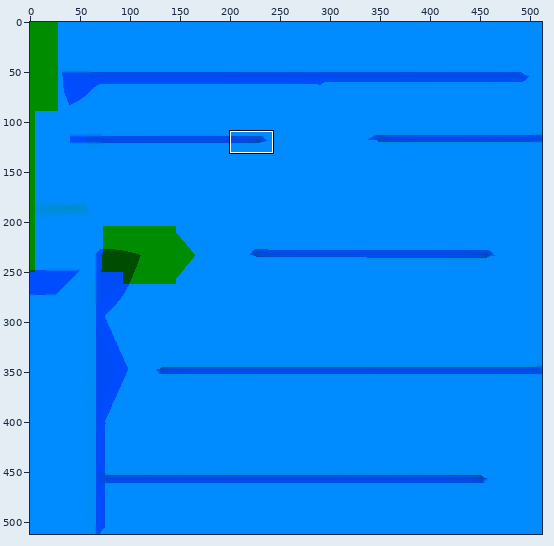
A sprite sheet gets an edit: assets/models/office/resources/cubicle/tex_cubicle_desks_MRA.png. The picture above shows the old version from afar; the outline marks the close-up.
Close-up. Before the commit:
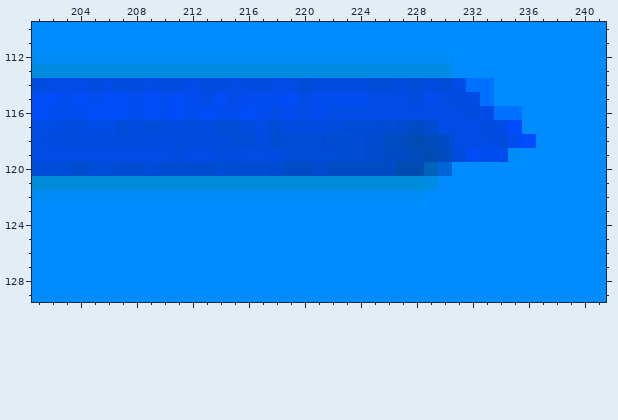
The file is 512x512 pixels. Colours within 5 levels of each other are drawn and written as one. Shown: x 201..241, y 110..129. The commit also changed other parts of the picture, which this record leaves out.
After the commit:
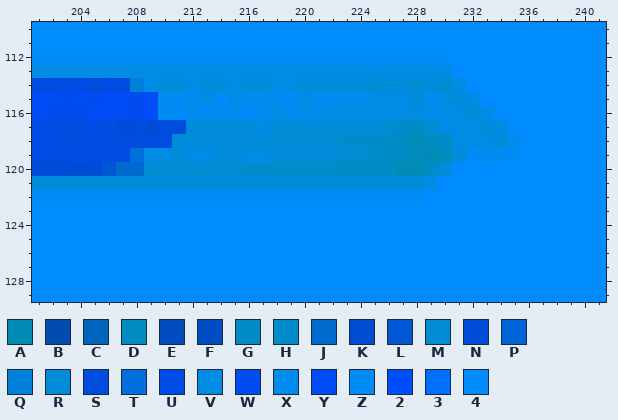
Palette (. is transparent): A #008cb4  B #004cb0  C #0064bd  D #008cbe  E #004cbf  F #004cc5  G #008cc5  H #008ccb  J #006bcf  K #004cd0  L #0056d3  M #008cd3  N #004cd6  P #0064d9  Q #0081d9  R #008cd9  S #004cde  T #0070df  U #004ce4  V #008ce4  W #004cef  X #008cef  Y #004cf6  Z #008cf6  2 #004cff  3 #0071ff  4 #008cff
Change:
Colour 2 becomes colour 4 in row 117 at x 235; in row 118 at x 236.
Colour 3 becomes colour 4 in row 114 at x 232 to 233; in row 115 at x 233; in row 116 at x 234 to 235.
Colour B becomes colour A in row 118 at x 228; in row 119 at x 229; in row 120 at x 227 to 228.
Colour E becomes colour D in row 118 at x 227 and 229; in row 119 at x 228 and 230.
Colour C becomes colour G in row 120 at x 229.
Colour F becomes colour G in row 117 at x 228; in row 118 at x 226; in row 119 at x 227; in row 120 at x 223 to 226.
Colour F becomes colour H in row 118 at x 230; in row 119 at x 226; in row 120 at x 219 to 220 and 222.
Colour K becomes colour H in row 117 at x 227; in row 118 at x 223 to 225; in row 119 at x 225; in row 120 at x 216 to 218 and 221.
Colour K becomes colour J in row 120 at x 207 to 208.
Colour N becomes colour L in row 120 at x 206.
Colour K becomes colour M in row 117 at x 226 and 229; in row 118 at x 218 and 222; in row 119 at x 223 to 224; in row 120 at x 210 to 213 and 215.
Colour N becomes colour M in row 114 at x 225, 228 and 230; in row 118 at x 219 to 220; in row 120 at x 209 and 214.
Colour S becomes colour Q in row 114 at x 208.
Colour N becomes colour R in row 114 at x 220 and 226; in row 117 at x 214 to 215, 218 and 223 to 225; in row 118 at x 215 to 216 and 221; in row 119 at x 219 to 222.
Colour P becomes colour R in row 120 at x 230.
Colour S becomes colour R in row 114 at x 210 to 211, 213 to 214, 216 to 217, 221 to 224, 227 and 229; in row 115 at x 228 and 231; in row 116 at x 232; in row 117 at x 212 to 213, 216, 219 to 222 and 233; in row 118 at x 211 to 214, 217 and 234; in row 119 at x 211, 214 to 215, 218 and 231.
Colour U becomes colour T in row 119 at x 208.
Colour U becomes colour V in row 114 at x 209, 212, 215, 218 to 219 and 231; in row 115 at x 213, 215, 220, 225 to 227, 230 and 232; in row 116 at x 218, 220, 222 to 231 and 233; in row 117 at x 217, 230 to 232 and 234; in row 118 at x 231 to 233; in row 119 at x 209 to 210, 212 to 213 and 216 to 217.
Colour W becomes colour X in row 115 at x 210, 212, 216 to 218, 221 to 224 and 229; in row 116 at x 210, 212, 214 to 215, 217, 219 and 221; in row 118 at x 235; in row 119 at x 233 to 234.
Colour Y becomes colour Z in row 115 at x 211, 214 and 219; in row 116 at x 211, 213 and 216; in row 119 at x 232.
Pixel boxes of the changes (left, top, right, bottom) in both close-ups:
changed: (102, 78, 536, 176)
